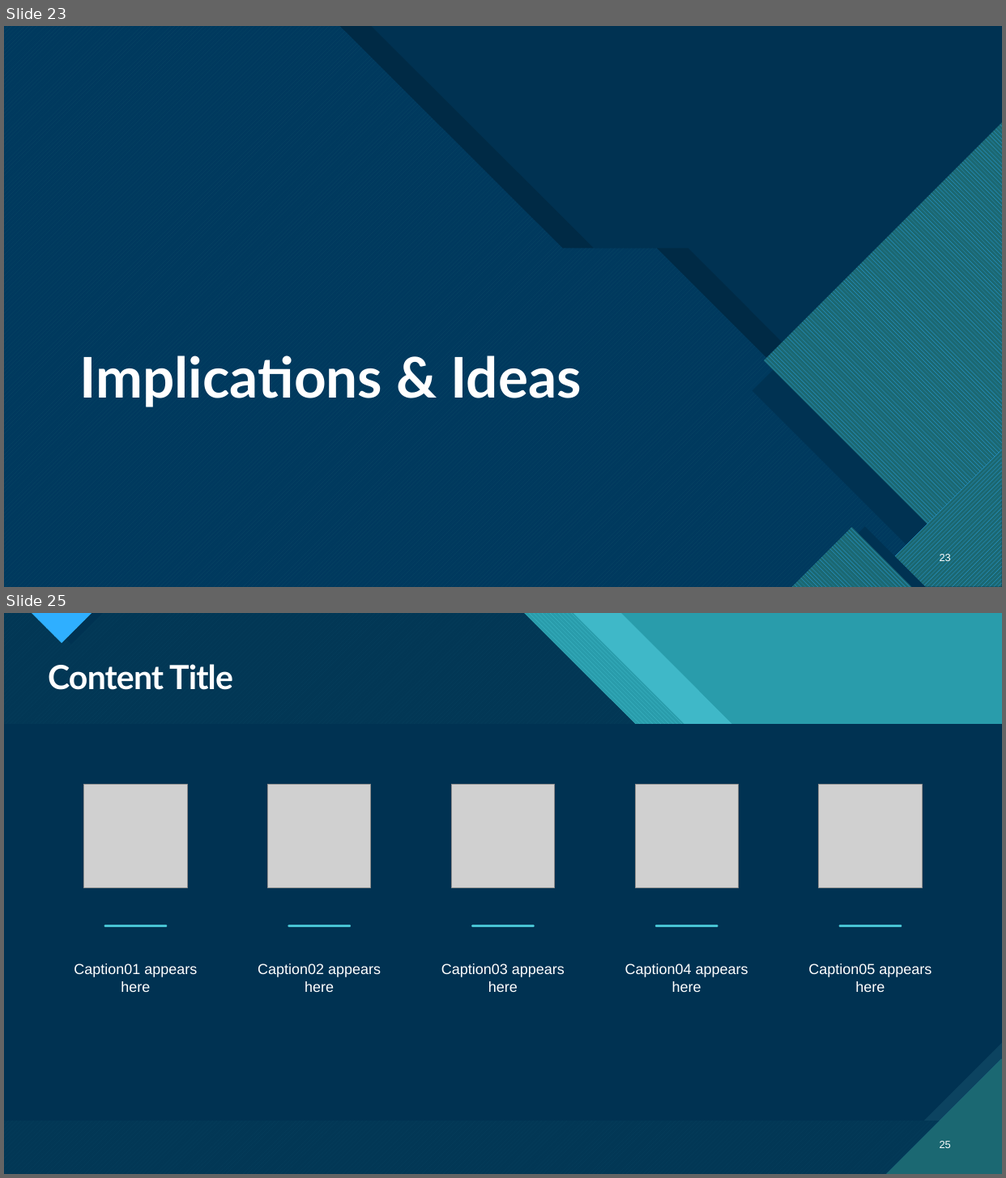
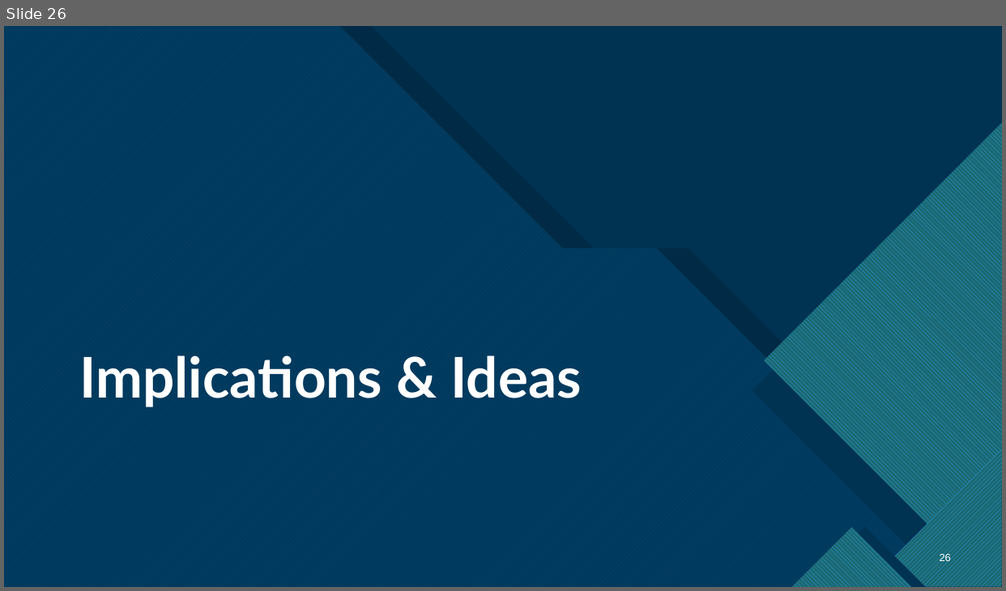
Before and after one commit to HunBurry/hon450-451, a slide deck: docs/Honors Thesis Presentation.pptx. Shown one above the other, each under a label of ours: slides 23 and 25 before the commit, slide 26 after it; the slides between them are not shown. The pictures are 1006x1178 and 1006x591 pixels, drawn with LibreOffice and Linux fonts; fonts in the diff are those of the drawing; grey boxes stand for pictures. Boxes give left, top, right and bottom in pixels: in the first picture for what was removed or moved away, otherwise in the second. Text is boxed around its words. In the diff, an @@ line names an element or a change of style, - is before the commit and + after.

```diff
--- a/docs/Honors Thesis Presentation.pptx
+++ b/docs/Honors Thesis Presentation.pptx
@@ slide 25 removed at <box>4,613,1002,1174</box>, background #47C3D3; not listed: 13 template elements that a slide beside it also shows @@
@@ rectangle removed at <box>4,613,1002,1174</box> @@
@@ rectangle removed at <box>4,613,1002,1174</box> @@
@@ freeform shape removed at <box>4,613,1002,1174</box> @@
@@ freeform shape removed at <box>4,613,1002,1174</box> @@
@@ freeform shape removed at <box>4,613,1002,1174</box> @@
@@ title removed at <box>48,664,233,690</box> @@
-Content Title
@@ picture removed at <box>84,785,187,888</box> @@
@@ picture removed at <box>267,785,371,888</box> @@
@@ picture removed at <box>452,785,555,888</box> @@
@@ picture removed at <box>635,785,739,888</box> @@
@@ picture removed at <box>819,785,923,888</box> @@
@@ line removed from (106, 926) to (166, 926) @@
@@ line removed from (289, 926) to (349, 926) @@
@@ line removed from (473, 926) to (533, 926) @@
@@ line removed from (657, 926) to (717, 926) @@
@@ line removed from (841, 926) to (900, 926) @@
@@ text removed at <box>74,964,197,992</box> @@
-Caption01 appears here
@@ text removed at <box>258,964,381,992</box> @@
-Caption02 appears here
@@ text removed at <box>441,964,565,992</box> @@
-Caption03 appears here
@@ text removed at <box>625,964,748,992</box> @@
-Caption04 appears here
@@ text removed at <box>808,964,931,992</box> @@
-Caption05 appears here
@@ page number removed at <box>940,1141,951,1148</box> @@
-25
@@ what was slide 23 is now slide 26 @@
@@ page number at <box>940,554,951,564</box>: text changed @@
-23
+26
```
Also in this commit, not shown: 3 slides changed, 9 slides added, 10 other slides removed.
